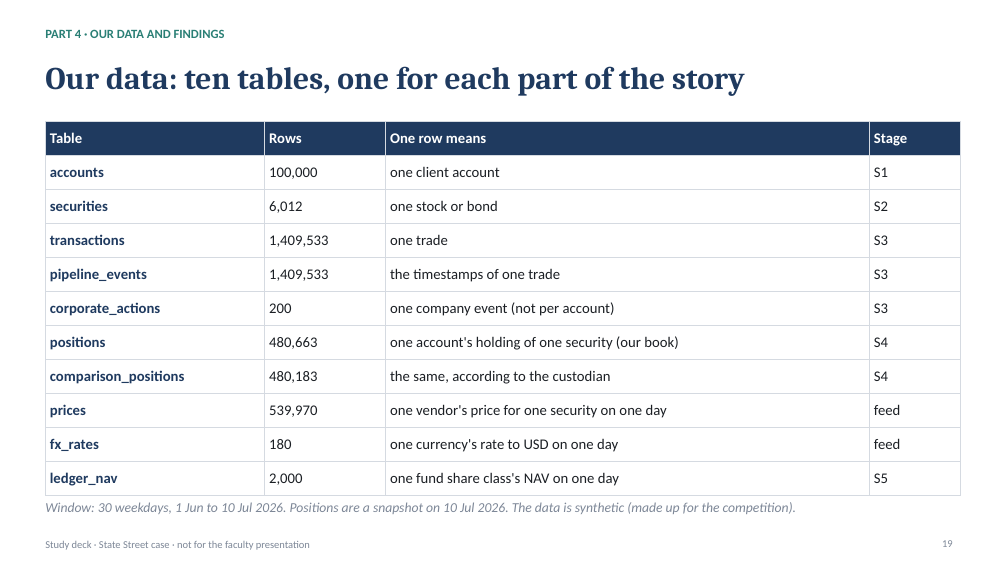
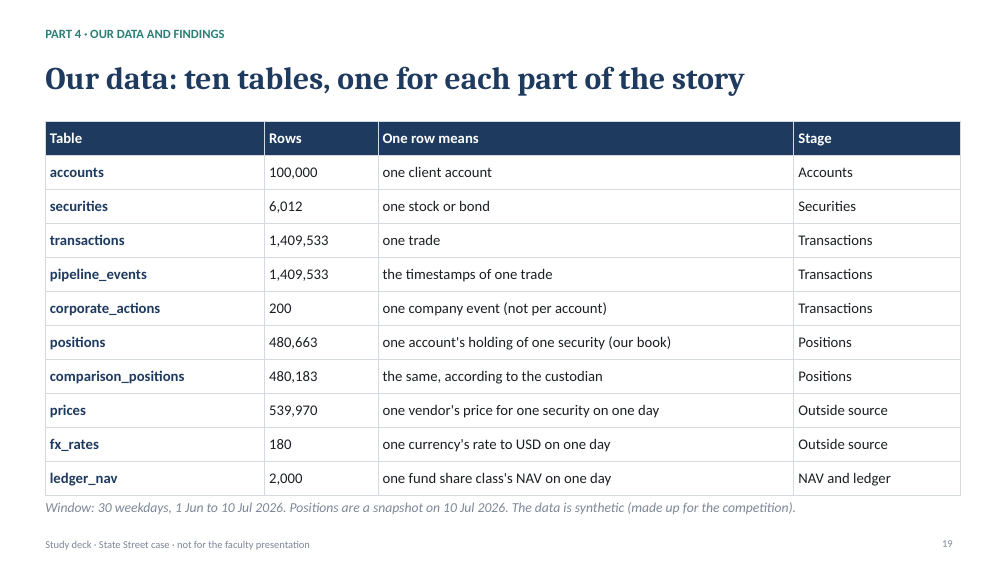
Before and after one commit to KevinRusu/BC-State-Street-Case-Competition, a slide deck: slide 19 of docs/Explainer_Deck.pptx. Drawn at 1008x567 pixels with LibreOffice and Linux fonts; fonts in the diff are those of the drawing. Boxes give left, top, right and bottom in pixels: in the first picture for what was removed or moved away, otherwise in the second. Text is boxed around its words. In the diff, an @@ line names an element or a change of style, - is before the commit and + after.

```diff
--- a/docs/Explainer_Deck.pptx
+++ b/docs/Explainer_Deck.pptx
@@ table at bbox=[45, 121, 960, 490] @@
-row 2, column 4: S1
+row 2, column 4: Accounts
-row 3, column 4: S2
+row 3, column 4: Securities
-row 4, column 4: S3
+row 4, column 4: Transactions
-row 5, column 4: S3
+row 5, column 4: Transactions
-row 6, column 4: S3
+row 6, column 4: Transactions
-row 7, column 4: S4
+row 7, column 4: Positions
-row 8, column 4: S4
+row 8, column 4: Positions
-row 9, column 4: feed
+row 9, column 4: Outside source
-row 10, column 4: feed
+row 10, column 4: Outside source
-row 11, column 4: S5
+row 11, column 4: NAV and ledger
```
Also in this commit, not shown: 12 other slides changed, 2 slides added, 2 slides removed, 25 other files.
